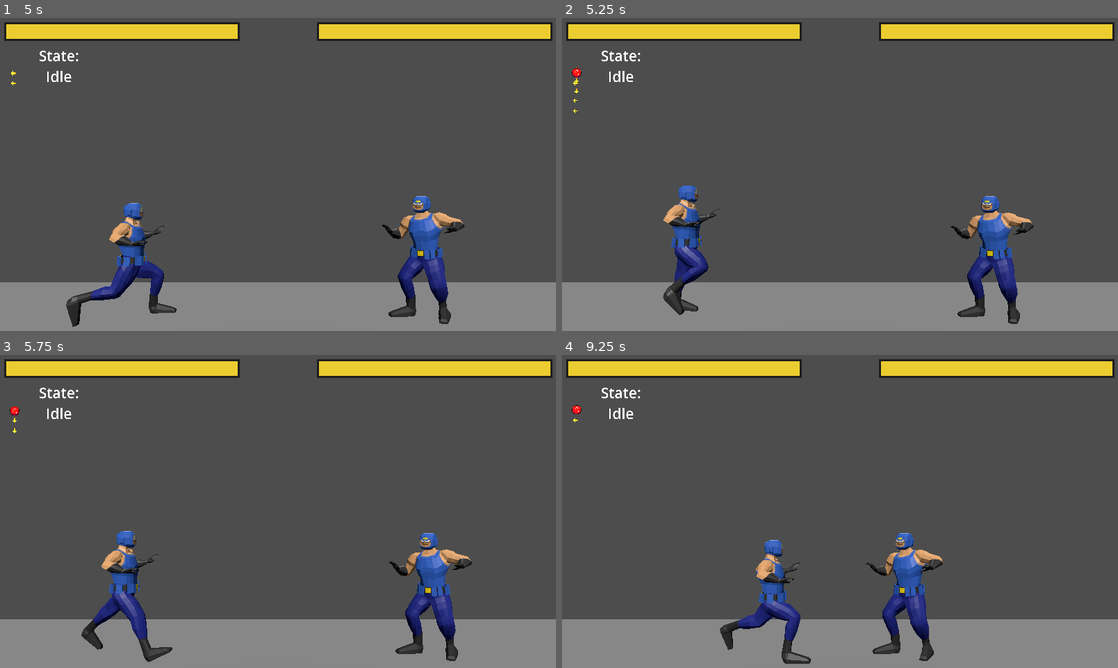
Above: before the commit, frames 1-4 (two rows, left to right).
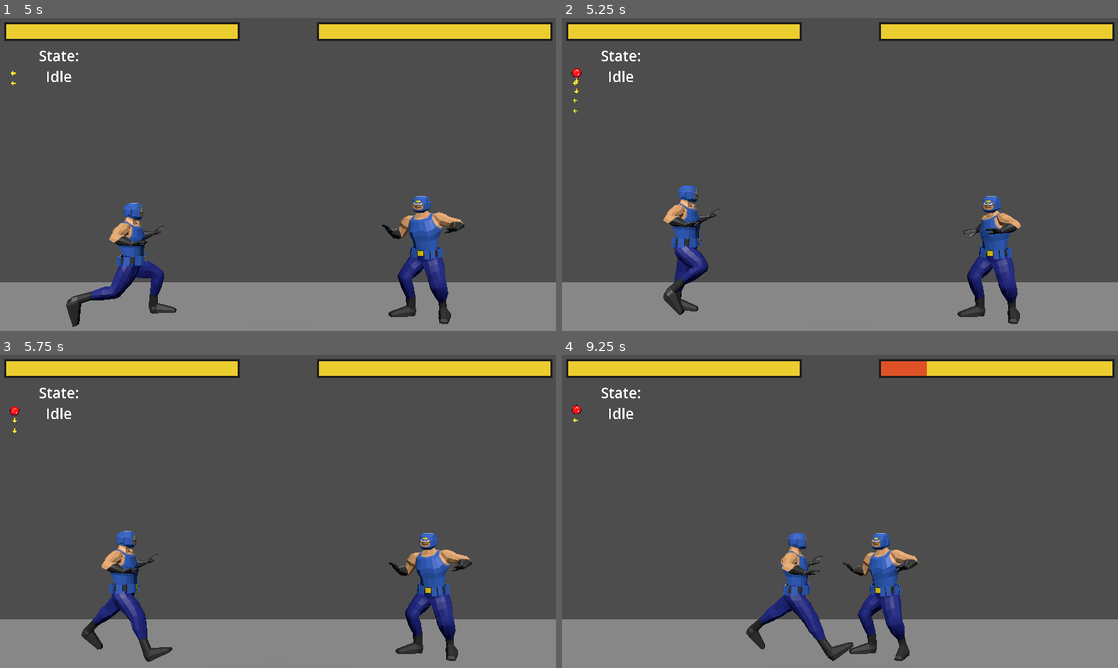
Above: after the commit, the same moments.

Repository: JaydenSmith43/Toku-Fight
Game: Godot game, scene res://Scenes/main.tscn
The game is run twice, just before and just after one commit, with the same random seed, the same clock (stepped at 60 frames per second) and the same inputs.
Inputs:
- Up to frame 1 (5 s): tap Enter at 0.5 s; hold D (P1_Right) 0.53-1.28 s; tap O (P1_Heavy) at 0.6 s; hold S (P1_Down) 1.28-2.03 s; tap U (P1_Light) at 1.35 s; hold D (P1_Right) 2.03-2.78 s; tap I (P1_Medium) at 2.1 s; hold Space (P1_Up) 2.78-3.53 s; tap Down (P2_Down) at 2.85 s; hold A (P1_Left) from 3.53 s (still down); tap \ (P2_Heavy) at 3.6 s; tap Left (P2_Left) at 4.35 s
- Up to frame 2 (5.25 s): release A (P1_Left) at 5.03 s; hold S (P1_Down) from 5.03 s (still down); tap [ (P2_Light) at 5.1 s
- Up to frame 3 (5.75 s): keep holding S (P1_Down)
- Up to frame 4 (9.25 s): release S (P1_Down) at 5.78 s; hold D (P1_Right) 5.78-6.53 s; tap one key every 0.75 s from 5.85 s: ] (P2_Medium) Right (P2_Right) Up (P2_Up) O (P1_Heavy) U (P1_Light); hold Space (P1_Up) 6.53-7.28 s; hold D (P1_Right) 7.28-8.03 s; hold S (P1_Down) 8.03-8.78 s; hold A (P1_Left) from 8.78 s (still down)

Frame 1 is identical in both runs. In frame 2, 0.7% of the frame differs, in the area x 69-85%, y 56-74%; in frame 3, 0.1%; in frame 4, 7.2%, in the area x 28-69%, y 2-99%.

Commit message:
json move loading

Diff:
--- a/Scripts/Data/test_5a.json
+++ b/Scripts/Data/grappler_5a.json
@@ -1,8 +1,6 @@
 {
-	"move_data": {
-		"name": "5a",
-		"move_end_frame": 20
-	},
+	"anim_name": "5a",
+	"move_end_frame": 20,
 	"hitbox_frames": [
 		{"frame":5, "damage":10, "scale_x":1, "scale_y":1, "pos_x":5, "pos_y":2, "end_frame": 3},
 		{"frame":15, "damage":10, "scale_x":1, "scale_y":1, "pos_x":5, "pos_y":2, "end_frame": 3}
--- a/Scripts/States/S_Ground_Attack.gd
+++ b/Scripts/States/S_Ground_Attack.gd
@@ -5,7 +5,7 @@
 var current_frame = 0
 var move_end_frame = 10
 var hitbox = preload("res://Scenes/Characters/hitbox3d.tscn")
-var anim_name := "5a"
+var anim_name := ""
 #var new_hitbox := Hitbox3D.new()
 
 #@export var animation_player : AnimationPlayer
@@ -13,8 +13,11 @@
 
 func Enter():
 	current_frame = 0
-	anim_player.play(anim_name)
-	#played = false
+	played = false
+
+	StaticData.load_json_file("grappler_5a")
+	anim_name = StaticData.moveData["anim_name"]
+	move_end_frame = StaticData.moveData["move_end_frame"]
 
 func Exit():
 	pass
@@ -22,25 +25,31 @@
 func State_Physics_Update(_delta: float):
 	current_frame += 1
 
+	for data in StaticData.moveData["hitbox_frames"]:
+		if current_frame == data["frame"]:
+			createHitbox(data)
+
 	if (!played):
-
-		#if current_frame == start_frame:
-
-		#var new_hitbox = hitbox.instantiate()
-		#new_hitbox.start_frame = 10
-		#new_hitbox.end_frame = 13
-		#new_hitbox.pos_y = 5
-		#new_hitbox.pos_x = 2
-		#new_hitbox.leftside = character.leftside
-
-		#if character.is_in_group("player1"):
-			#new_hitbox.player = "player1"
-		#else:
-			#new_hitbox.player = "player2"
-
-		#get_parent().get_parent().add_child(new_hitbox)
-
-		played = true ###
+		anim_player.play(anim_name)
+		played = true
 
 	if current_frame >= move_end_frame:
 		Transitioned.emit(self, "idle")
+
+func createHitbox(data):
+	var new_hitbox = hitbox.instantiate()
+	new_hitbox.end_frame = data["end_frame"]
+	new_hitbox.pos_y = data["pos_y"]
+	new_hitbox.pos_x = data["pos_x"]
+	new_hitbox.scale_x = data["scale_x"]
+	new_hitbox.scale_y = data["scale_y"]
+
+	new_hitbox.leftside = character.leftside
+
+	if character.is_in_group("player1"):
+		new_hitbox.player = "player1"
+	else:
+		new_hitbox.player = "player2"
+
+	get_parent().get_parent().add_child(new_hitbox)
+	pass
--- a/Scripts/StaticData.gd
+++ b/Scripts/StaticData.gd
@@ -2,18 +2,20 @@
 
 var moveData = {}
 
-var data_file_path = "res://Scripts/Data/test_5a.json"
+var data_file_path = ""
 
-func _ready():
-	moveData = load_json_file(data_file_path)
+#func _ready():
+	#moveData = load_json_file(data_file_path)
 
-func load_json_file(filePath : String):
-	if FileAccess.file_exists(filePath):
-		var dataFile = FileAccess.open(filePath, FileAccess.READ)
+func load_json_file(fileName : String):
+	data_file_path = "res://Scripts/Data/" + fileName + ".json"
+
+	if FileAccess.file_exists(data_file_path):
+		var dataFile = FileAccess.open(data_file_path, FileAccess.READ)
 		var parsedResult = JSON.parse_string(dataFile.get_as_text())
 
 		if parsedResult is Dictionary:
-			return parsedResult
+			moveData = parsedResult
 		else:
 			print("Error reading file!")
 	else:
--- a/project.godot
+++ b/project.godot
@@ -14,6 +14,10 @@
 run/main_scene="res://Scenes/main.tscn"
 config/features=PackedStringArray("4.3", "Forward Plus")
 config/icon="res://icon.svg"
+
+[autoload]
+
+StaticData="*res://Scripts/StaticData.gd"
 
 [display]
 
